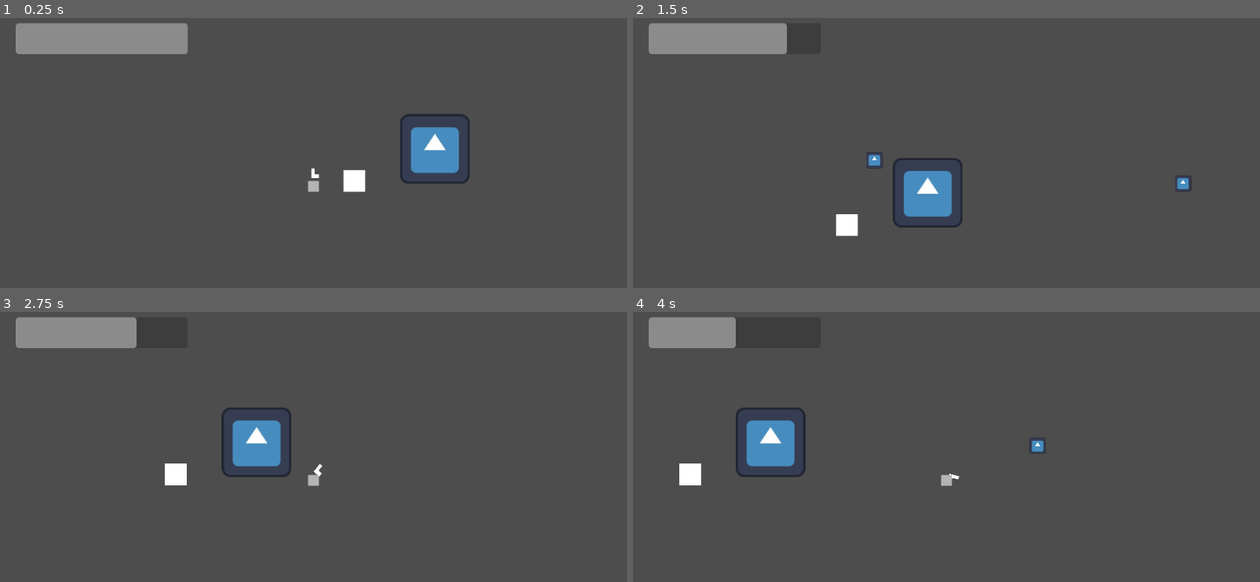
Above: before the commit, frames 1-4 (two rows, left to right).
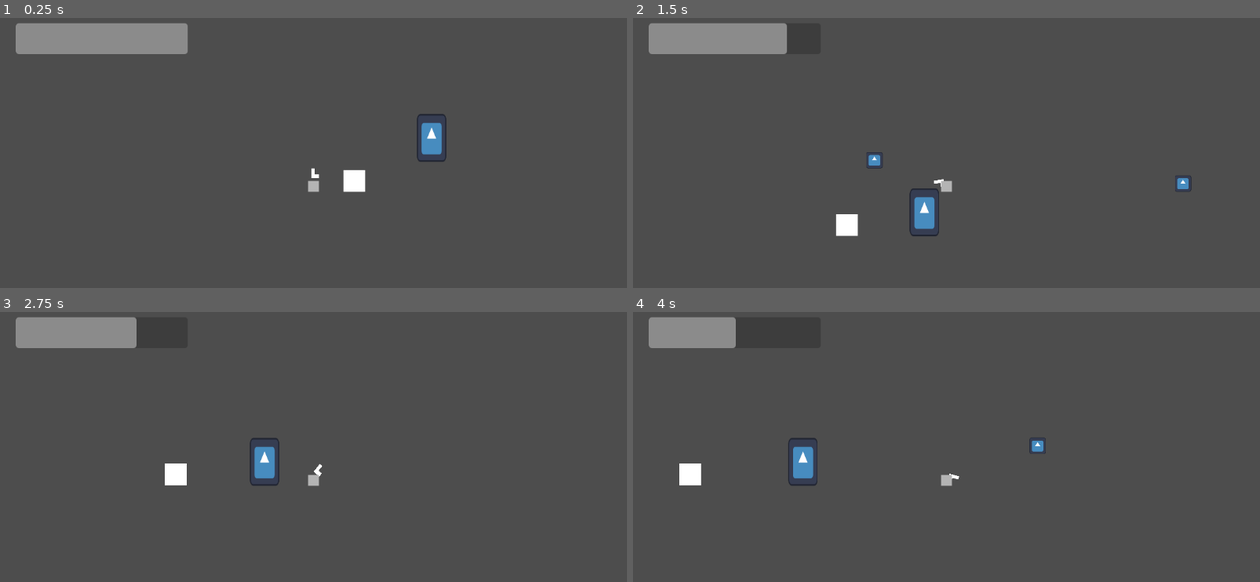
Above: after the commit, the same moments.

Repository: Newait/Mechanical_Revolution
Game: Godot game, scene res://scenes/game.tscn
The game is run twice, just before and just after one commit, with the same random seed, the same clock (stepped at 60 frames per second) and the same inputs. The project has no main scene, so this scene is started directly. The engine's default icon, where the game draws it, is replaced by a stand-in: a white triangle on a blue panel in a dark square.
Inputs (mouse positions are in pixels of both pictures, inside the frame that each line leads up to):
- Up to frame 1 (0.25 s): no input
- Up to frame 2 (1.5 s): move the mouse to (1084, 169) at 0.52 s; hold Right (move_right) from 0.53 s (still down); click (1084, 169) at 0.6 s; tap Space (jump) at 0.77 s; move the mouse to (821, 204) at 1.27 s; click (821, 204) at 1.35 s
- Up to frame 3 (2.75 s): tap Space (jump) at 1.52 s; move the mouse to (376, 403) at 2.02 s; release Right (move_right) at 2.03 s; hold Left (move_left) from 2.03 s (still down); click (376, 403) at 2.1 s
- Up to frame 4 (4 s): move the mouse to (915, 549) at 2.77 s; release Left (move_left) at 2.78 s; hold Right (move_right) from 2.78 s (still down); click (915, 549) at 2.85 s; tap Space (jump) at 3.02, 3.77 s; move the mouse to (1134, 533) at 3.52 s; click (1134, 533) at 3.6 s

The runs differ from the first frame. In frame 1, 1.6% of the frame differs, in the area x 63-75%, y 35-62%; in frame 2, 1.7%; in frame 3, 1.7%; in frame 4, 2.1%, in the area x 16-30%, y 35-65%.

Commit message:
Enemy movement donezo

Diff:
--- a/mechanical-revolution/scenes/enemy.tscn
+++ b/mechanical-revolution/scenes/enemy.tscn
@@ -1,16 +1,33 @@
-[gd_scene load_steps=3 format=3 uid="uid://dfaqc4wojcyu7"]
+[gd_scene load_steps=5 format=3 uid="uid://dfaqc4wojcyu7"]
 
 [ext_resource type="Texture2D" uid="uid://dtlk48e87g1r3" path="res://icon.svg" id="1_7p1mj"]
+[ext_resource type="Script" uid="uid://bwdgymjdvapon" path="res://scripts/enemy.gd" id="1_md0e3"]
 
-[sub_resource type="CircleShape2D" id="CircleShape2D_8tegq"]
-radius = 71.34424
+[sub_resource type="CapsuleShape2D" id="CapsuleShape2D_md0e3"]
+radius = 26.0
+height = 86.0
+
+[sub_resource type="CircleShape2D" id="CircleShape2D_7p1mj"]
+radius = 126.01587
 
 [node name="Enemy" type="CharacterBody2D"]
+script = ExtResource("1_md0e3")
 
 [node name="Sprite2D" type="Sprite2D" parent="."]
+scale = Vector2(0.421875, 0.6875)
 texture = ExtResource("1_7p1mj")
 
-[node name="Area2D" type="Area2D" parent="."]
+[node name="CollisionShape2D" type="CollisionShape2D" parent="."]
+position = Vector2(1, 1)
+shape = SubResource("CapsuleShape2D_md0e3")
 
-[node name="CollisionShape2D" type="CollisionShape2D" parent="Area2D"]
-shape = SubResource("CircleShape2D_8tegq")
+[node name="DetectBox" type="Area2D" parent="."]
+unique_name_in_owner = true
+
+[node name="CollisionShape2D" type="CollisionShape2D" parent="DetectBox"]
+position = Vector2(0, 1)
+shape = SubResource("CircleShape2D_7p1mj")
+debug_color = Color(0.72737527, 0.46121794, 0.3237562, 0.41960785)
+
+[node name="Timer" type="Timer" parent="."]
+wait_time = 5.0
--- a/mechanical-revolution/scenes/game.tscn
+++ b/mechanical-revolution/scenes/game.tscn
@@ -6,7 +6,7 @@
 
 [sub_resource type="WorldBoundaryShape2D" id="WorldBoundaryShape2D_8cj0n"]
 
-[node name="Node2D" type="Node2D"]
+[node name="Game" type="Node2D"]
 script = ExtResource("1_yqjtg")
 
 [node name="Floor" type="StaticBody2D" parent="."]
@@ -52,4 +52,4 @@
 show_percentage = false
 
 [node name="Enemy" parent="." instance=ExtResource("3_lnu2h")]
-position = Vector2(225, -80)
+position = Vector2(219, -129)
--- a/mechanical-revolution/scenes/player.tscn
+++ b/mechanical-revolution/scenes/player.tscn
@@ -1,6 +1,6 @@
 [gd_scene load_steps=8 format=3 uid="uid://bthhrey1wx5os"]
 
-[ext_resource type="Texture2D" uid="uid://cs3aqqhbyeto8" path="res://assets/Sprite-0001-Sheet.png" id="1_4flbx"]
+[ext_resource type="Texture2D" uid="uid://cs3aqqhbyeto8" path="res://Assets/Sprite-0001-Sheet.png" id="1_4flbx"]
 [ext_resource type="Script" uid="uid://c1rmemdk1s4ei" path="res://scripts/player.gd" id="1_g2els"]
 [ext_resource type="PackedScene" uid="uid://5qcaepgahbcv" path="res://scenes/player_projectile.tscn" id="2_qhqgy"]
 [ext_resource type="PackedScene" uid="uid://b7rgtrys6bi5g" path="res://scenes/weapon.tscn" id="3_dqkch"]
--- a/mechanical-revolution/scripts/enemy.gd
+++ b/mechanical-revolution/scripts/enemy.gd
@@ -4,31 +4,41 @@
 var max_speed := 67
 var enemystate := "idle"
 var acceleration := 100.0
-var playerdirection := global_position.direction_to(player_position())
-@onready var raycastright: RayCast2D = %Raycastright
-@onready var raycastleft: RayCast2D = %Raycastleft
-@onready var player: Player = %Player
+@onready var detect_box: Area2D = %DetectBox
+
+#@onready var raycastright: RayCast2D = %Raycastright
+#@onready var raycastleft: RayCast2D = %Raycastleft
+#@onready var player:= get_tree().root.get_node("Node2D/Player")
+func _ready() -> void:
+	detect_box.body_entered.connect(_on_detection_body_entered)
+	detect_box.body_exited.connect(_on_detection_body_exited)
+
+func _get_player_position() -> Vector2:
+	return get_tree().root.get_node("Game/Player").global_position
 
 func _physics_process(delta: float) -> void:
 	var direction:= 0.0
-	if player:
-		if global_position.direction_to(player.global_position).x > 0.0:
-			direction = 1.0
-		elif global_position.direction_to(player.global_position).x < 0.0:
-			direction = -1.0
+	var playerdirection := global_position.direction_to(_get_player_position())
 
+	print(direction)
 	var desired_velocity : Vector2
 	match enemystate:
 		"idle":
-			desired_velocity = Vector2.ZERO
+			direction = 0.0
 			#AnimationPlayer.play("idle_animation")
 		"wander":
-			if raycastright.is_colliding():
+			#if raycastright.is_colliding():
 				direction = -1.0
 				#AnimatedSprite2d.flip_h = true
-			if raycastleft.is_colliding():
+			#if raycastleft.is_colliding():
 				direction = 1.0
 				#AnimatedSprite2d.flip_h = false
+		"pursuit":
+			if _get_player_position():
+				if playerdirection.x > 0.0:
+					direction = 1.0
+				elif playerdirection.x < 0.0:
+					direction = -1.0
 		#"attack":
 			#var chasespeed = enemyspeed * playerdirection
 			#velocity = velocity.move_toward(chasespeed, acceleration * 1)
@@ -38,12 +48,11 @@
 			##spawn_weapon()
 	desired_velocity.x = direction * max_speed
 	velocity.x = move_toward(velocity.x, desired_velocity.x, acceleration * delta)
+	velocity += get_gravity() * delta
 	move_and_slide()
 
 
 
-func player_position():
-	return player.global_position
 
 
 func _on_hitbox_area_shape_entered() -> void:
@@ -54,4 +63,10 @@
 
 
 func _on_detection_body_entered(body: Node2D) -> void:
-	player_position()
+	if body is Player:
+		if enemystate == "idle":
+			enemystate = "pursuit"
+
+
+func _on_detection_body_exited(body: Node2D) -> void:
+	enemystate = "idle"
--- a/mechanical-revolution/scripts/laserenemy.gd
+++ /dev/null
@@ -1 +0,0 @@
-extends Enemy
Not shown, changed: mechanical-revolution/scripts/enemy.gd.uid
Not shown, removed: mechanical-revolution/scripts/laserenemy.gd.uid
